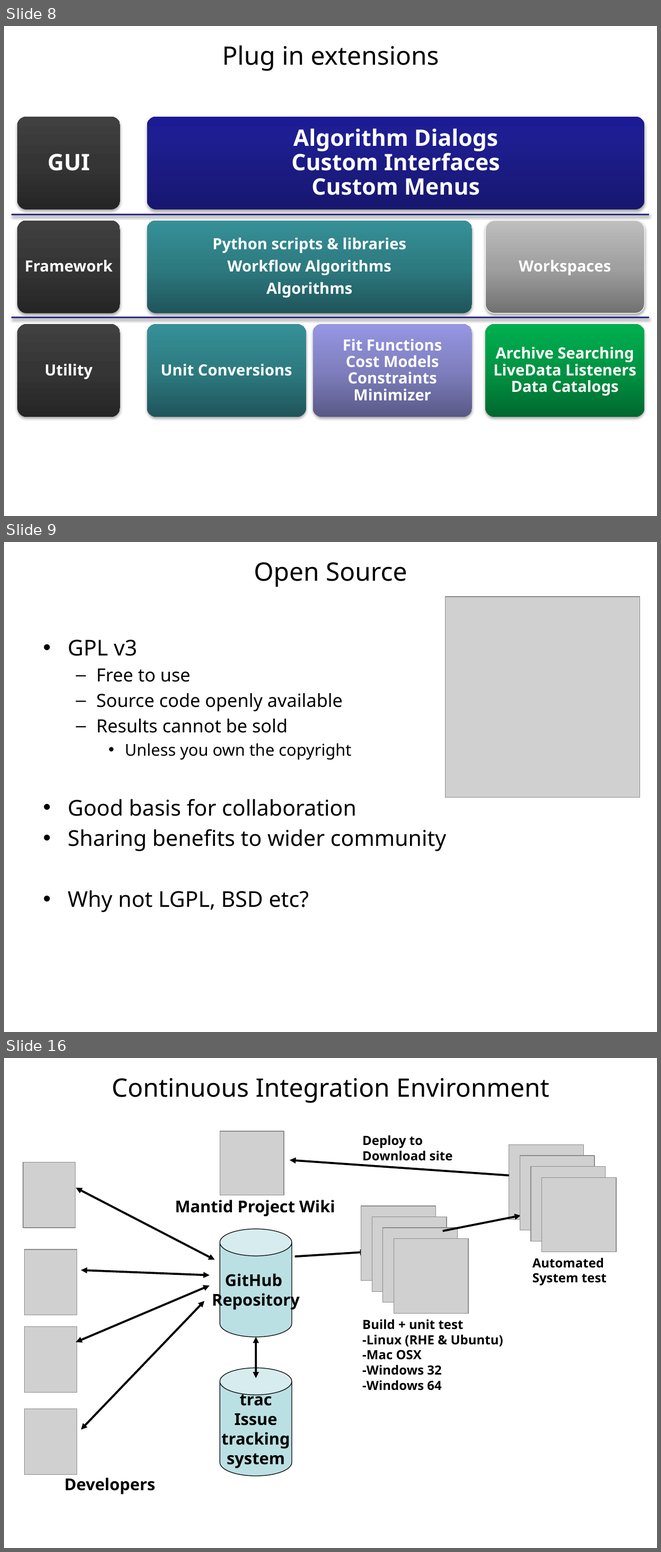
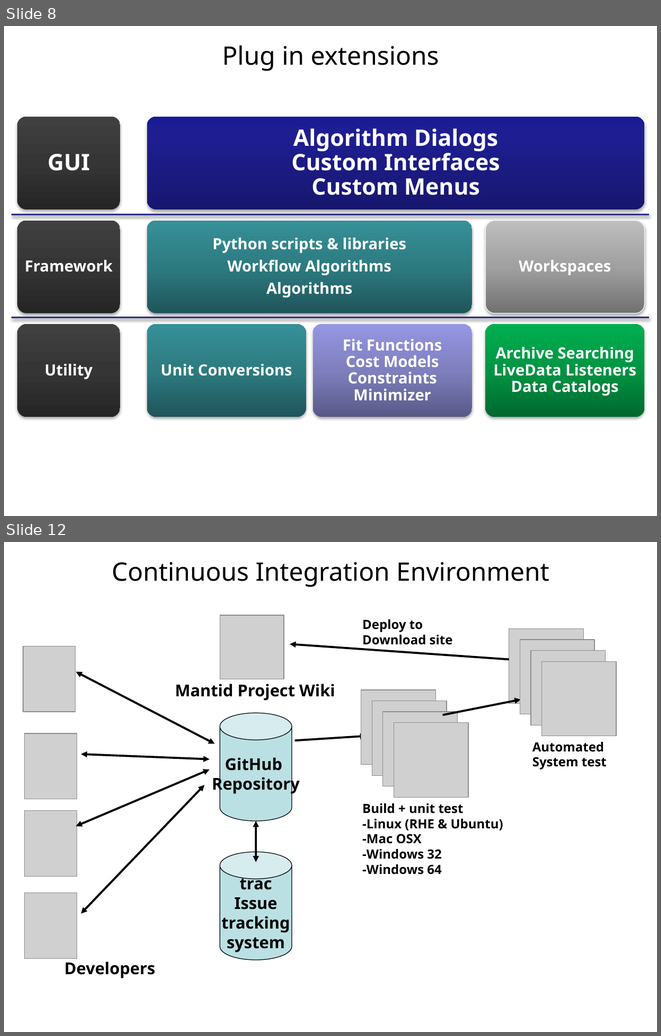
Before and after one commit to mantidproject/documents, a slide deck: Presentations/NOBUGS 2012/Talks/The Mantid Model/The Mantid Model 2012.pptx. Shown one above the other, each under a label of ours: slides 8, 9 and 16 before the commit, slides 8 and 12 after it; the slides between them are not shown. The pictures are 661x1552 and 661x1036 pixels, drawn with LibreOffice and Linux fonts; fonts in the diff are those of the drawing; grey boxes stand for pictures; background and template pictures are left out. Boxes give left, top, right and bottom in pixels: in the first picture for what was removed or moved away, otherwise in the second. Text is boxed around its words. In the diff, an @@ line names an element or a change of style, - is before the commit and + after.

```diff
--- a/Presentations/NOBUGS 2012/Talks/The Mantid Model/The Mantid Model 2012.pptx
+++ b/Presentations/NOBUGS 2012/Talks/The Mantid Model/The Mantid Model 2012.pptx
@@ slide 9 removed at [4,542,657,1032], background #FFFFFF @@
@@ title removed at [254,562,407,587] @@
-Open Source
@@ picture removed at [445,597,640,797] @@
@@ text removed at [68,640,446,912] @@
-• GPL v3
-  – Free to use
-  – Source code openly available
-  – Results cannot be sold
-    • Unless you own the copyright
-• Good basis for collaboration
-• Sharing benefits to wider community
-• Why not LGPL, BSD etc?
@@ what was slide 16 is now slide 12 @@
```
Also in this commit, not shown: 6 slides changed, 4 slides added, 6 other slides removed.
